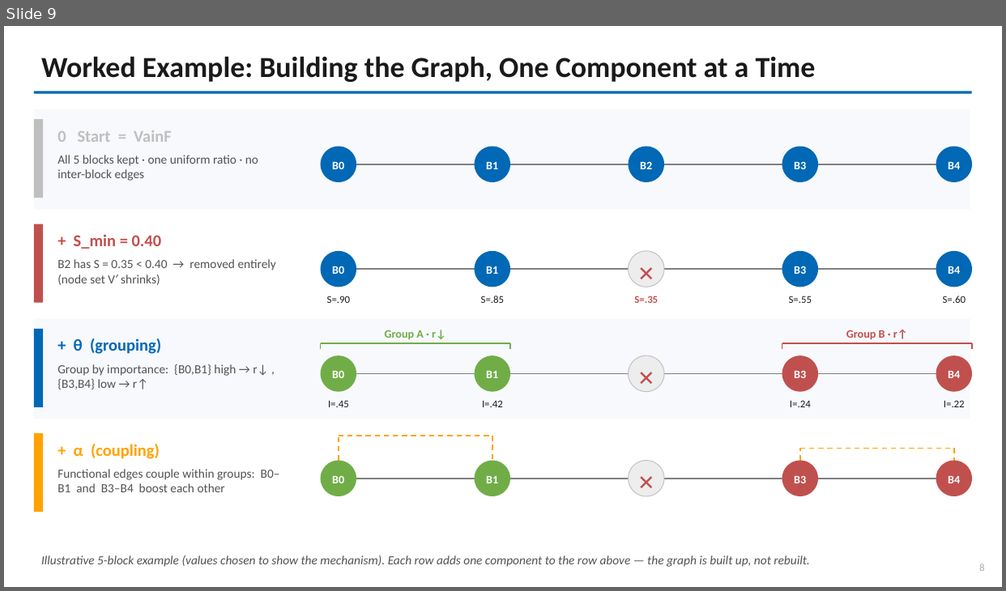
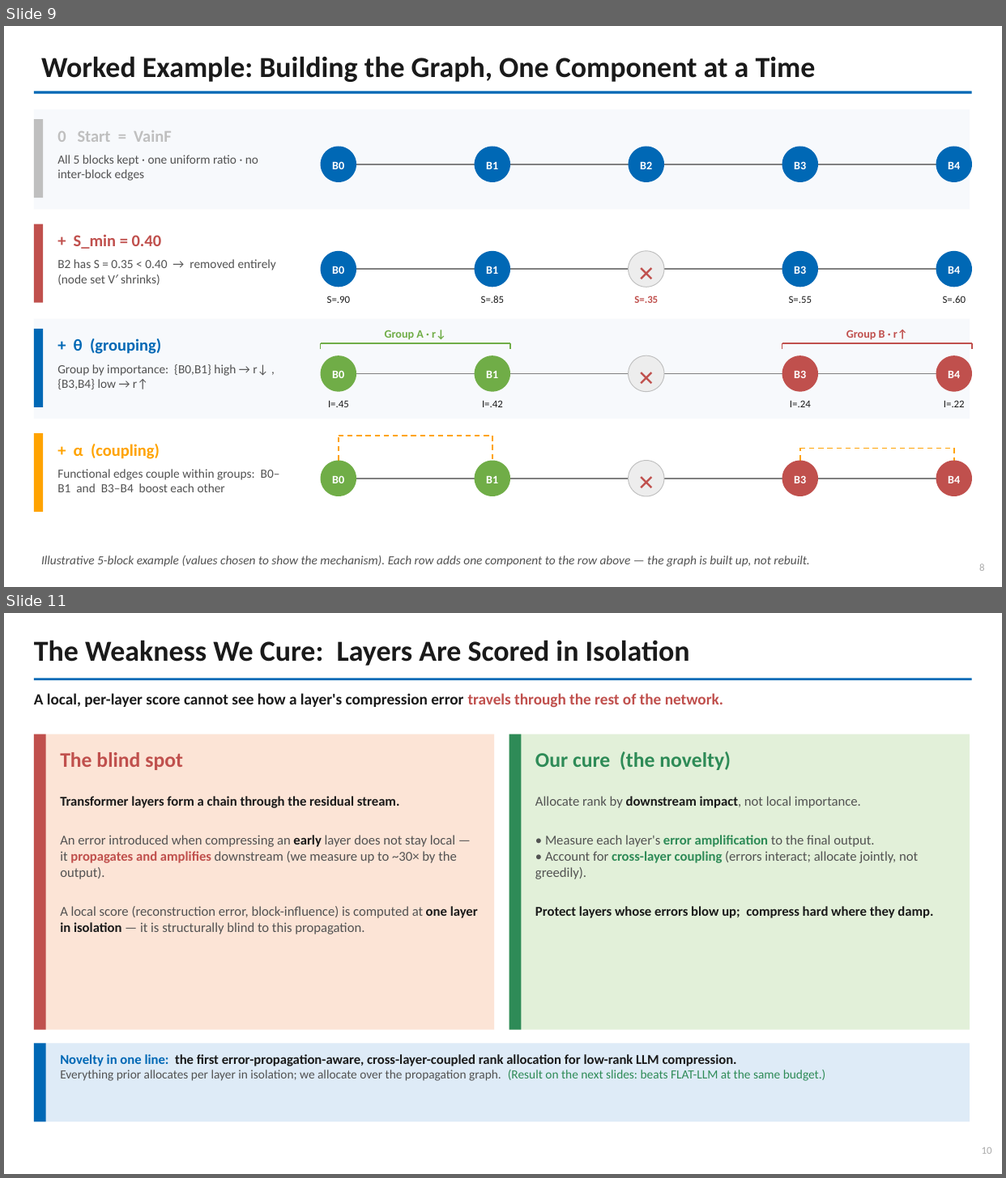
Before and after one commit to shahrzadesmat/HyperGraph, a slide deck: hypergraph_slides.pptx. Shown one above the other, each under a label of ours: slide 9 before the commit, slides 9 and 11 after it; the slides between them are not shown. The pictures are 1006x591 and 1006x1178 pixels, drawn with LibreOffice and Linux fonts; fonts in the diff are those of the drawing. Boxes give left, top, right and bottom in pixels: in the first picture for what was removed or moved away, otherwise in the second. Text is boxed around its words. In the diff, an @@ line names an element or a change of style, - is before the commit and + after.

```diff
--- a/hypergraph_slides.pptx
+++ b/hypergraph_slides.pptx
@@ slide 11 added at <box>4,613,1002,1174</box>, background #FFFFFF @@
@@ text added at <box>34,640,690,666</box>, 28 pt, text #1A1A1A, bold @@
+The Weakness We Cure: Layers Are Scored in Isolation
@@ rectangle added at <box>34,678,972,680</box>, fill #0068B5 @@
@@ text added at <box>34,693,723,708</box>, 15 pt, text #1A1A1A, bold @@
+A local, per-layer score cannot see how a layer's compression error travels through the rest of the network.
@@ rectangle added at <box>34,735,494,1030</box>, fill #FCE4D6 @@
@@ rectangle added at <box>34,735,46,1030</box>, fill #C0504D @@
@@ text added at <box>60,752,183,770</box>, 20 pt, text #C0504D, bold @@
+The blind spot
@@ rectangle added at <box>509,735,970,1030</box>, fill #E2F0D9 @@
@@ rectangle added at <box>509,735,522,1030</box>, fill #2E8B57 @@
@@ text added at <box>535,752,731,770</box>, 20 pt, text #2E8B57, bold @@
+Our cure (the novelty)
@@ text added at <box>60,796,478,935</box>, 13 pt, text #525252 @@
+Transformer layers form a chain through the residual stream.
+An error introduced when compressing an early layer does not stay local — it propagates and amplifies downstream (we measure up to ~30× by the output).
+A local score (reconstruction error, block-influence) is computed at one layer in isolation — it is structurally blind to this propagation.
@@ text added at <box>535,796,933,918</box>, 13 pt, text #525252 @@
+Allocate rank by downstream impact, not local importance.
+• Measure each layer's error amplification to the final output.
+• Account for cross-layer coupling (errors interact; allocate jointly, not greedily).
+Protect layers whose errors blow up; compress hard where they damp.
@@ rectangle added at <box>34,1043,970,1122</box>, fill #DEEBF7 @@
@@ rectangle added at <box>34,1043,46,1122</box>, fill #0068B5 @@
@@ text added at <box>60,1054,826,1081</box>, 12 pt, text #1A1A1A @@
+Novelty in one line: the first error-propagation-aware, cross-layer-coupled rank allocation for low-rank LLM compression.
+Everything prior allocates per layer in isolation; we allocate over the propagation graph. (Result on the next slides: beats FLAT-LLM at the same budget.)
@@ text added at <box>982,1148,992,1154</box>, 10 pt, text #AAAAAA @@
+10
```
Also in this commit, not shown: 3 slides changed, 1 other slide added, 1 other file.
